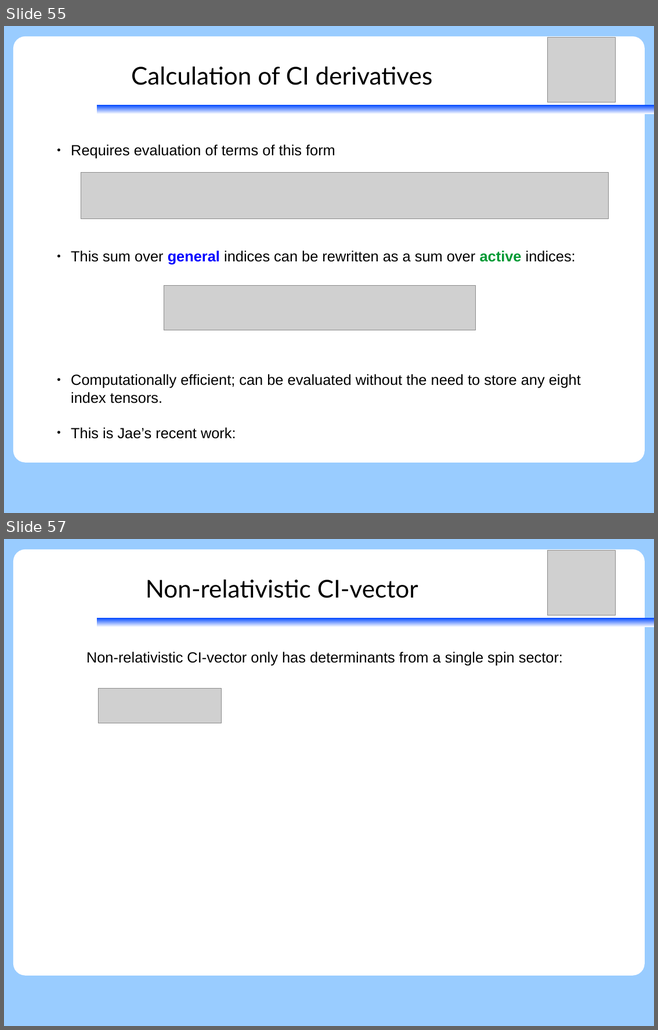
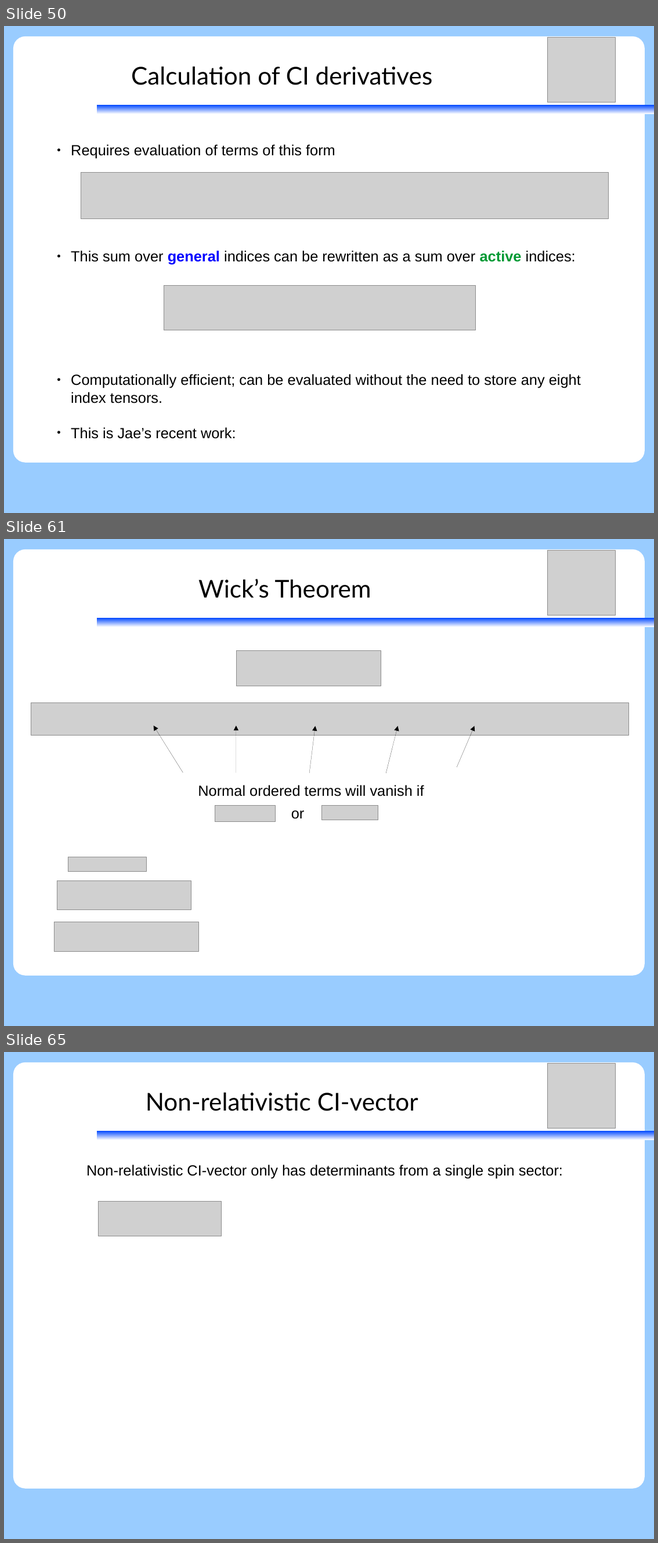
Before and after one commit to peterjohncherry/Presentations-etc, a slide deck: SGROUP_28062017/28062017_peter_relxms-caspt2-ci_seperation.odp. Shown one above the other, each under a label of ours: slides 55 and 57 before the commit, slides 50, 61 and 65 after it; the slides between them are not shown. The pictures are 658x1030 and 658x1543 pixels, drawn with LibreOffice and Linux fonts; fonts in the diff are those of the drawing; grey boxes stand for pictures. Boxes give left, top, right and bottom in pixels: in the first picture for what was removed or moved away, otherwise in the second. Text is boxed around its words. In the diff, an @@ line names an element or a change of style, - is before the commit and + after.

```diff
--- a/SGROUP_28062017/28062017_peter_relxms-caspt2-ci_seperation.odp
+++ b/SGROUP_28062017/28062017_peter_relxms-caspt2-ci_seperation.odp
@@ slide 61 added at (4,539,654,1026), background #99CCFF; not listed: 2 template elements that a slide beside it also shows @@
@@ picture added at (547,550,615,615) @@
@@ title added at (198,579,371,598), 30 pt, text #000000 @@
+Wick’s Theorem
@@ picture added at (236,650,380,686) @@
@@ picture added at (31,703,629,735) @@
@@ arrow added from (183, 773) to (154, 726), #000000 0 pt @@
@@ arrow added from (236, 773) to (236, 726), #000000 0 pt @@
@@ arrow added from (309, 773) to (315, 726), #000000 0 pt @@
@@ arrow added from (386, 773) to (398, 726), #000000 0 pt @@
@@ arrow added from (457, 767) to (474, 726), #000000 0 pt @@
@@ text added at (198,785,424,797), 18 pt, text #000000 @@
+Normal ordered terms will vanish if
@@ picture added at (215,805,276,822) @@
@@ text added at (291,810,304,819), 18 pt, text #000000 @@
+or
@@ picture added at (322,805,378,820) @@
@@ picture added at (68,857,147,872) @@
@@ picture added at (57,881,191,910) @@
@@ picture added at (54,922,198,951) @@
@@ what was slide 55 is now slide 50 @@
@@ what was slide 57 is now slide 65 @@
```
Also in this commit, not shown: 10 slides changed, 9 other slides added, 3 slides removed, 1 other file.
